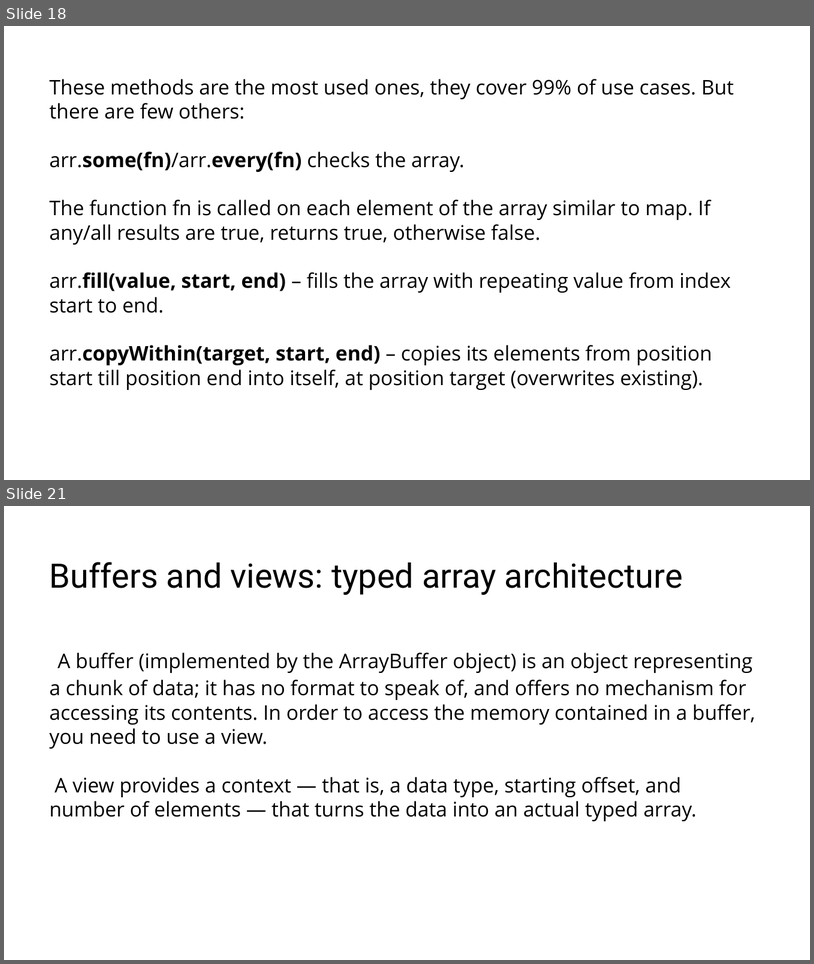
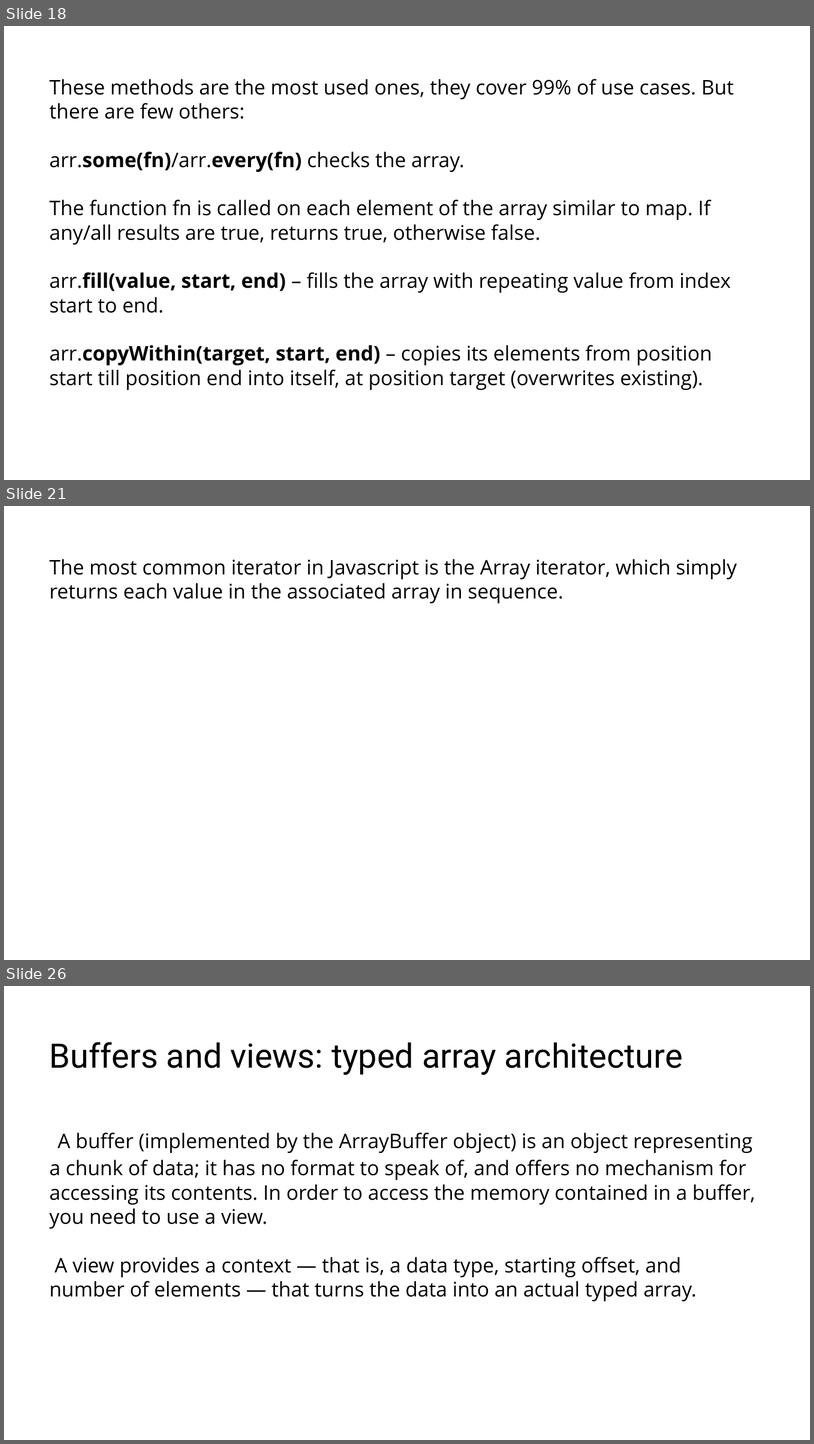
Before and after one commit to RostyslavSynenko/Lv-469.NodeJS, a slide deck: presentations/Built-in Collections.pptx. Shown one above the other, each under a label of ours: slides 18 and 21 before the commit, slides 18, 21 and 26 after it; the slides between them are not shown. The pictures are 814x964 and 814x1444 pixels, drawn with LibreOffice and Linux fonts; fonts in the diff are those of the drawing; background and template pictures are left out. Boxes give left, top, right and bottom in pixels: in the first picture for what was removed or moved away, otherwise in the second. Text is boxed around its words. In the diff, an @@ line names an element or a change of style, - is before the commit and + after.

```diff
--- a/presentations/Built-in Collections.pptx
+++ b/presentations/Built-in Collections.pptx
@@ slide 21 added at [4,506,810,960], background #FFFFFF @@
@@ title added at [50,559,737,603], 24 pt, text #000000 @@
+The most common iterator in Javascript is the Array iterator, which simply returns each value in the associated array in sequence.
@@ what was slide 21 is now slide 26 @@
```
Also in this commit, not shown: 4 slides changed, 13 other slides added, 1 slide removed.
